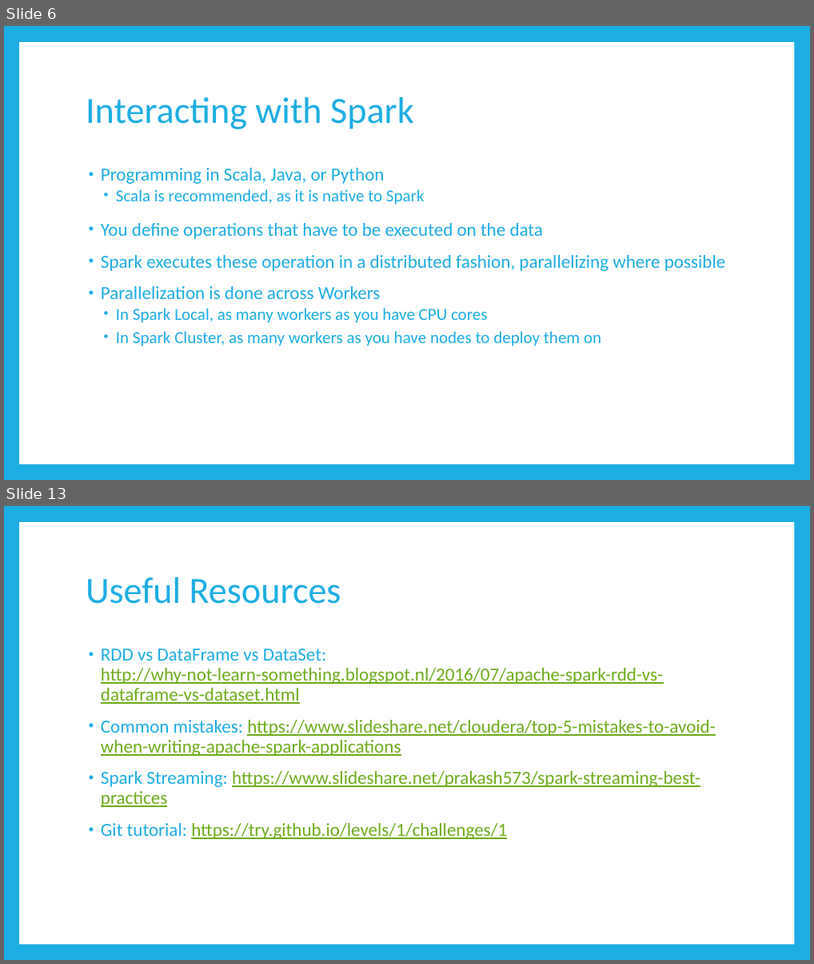
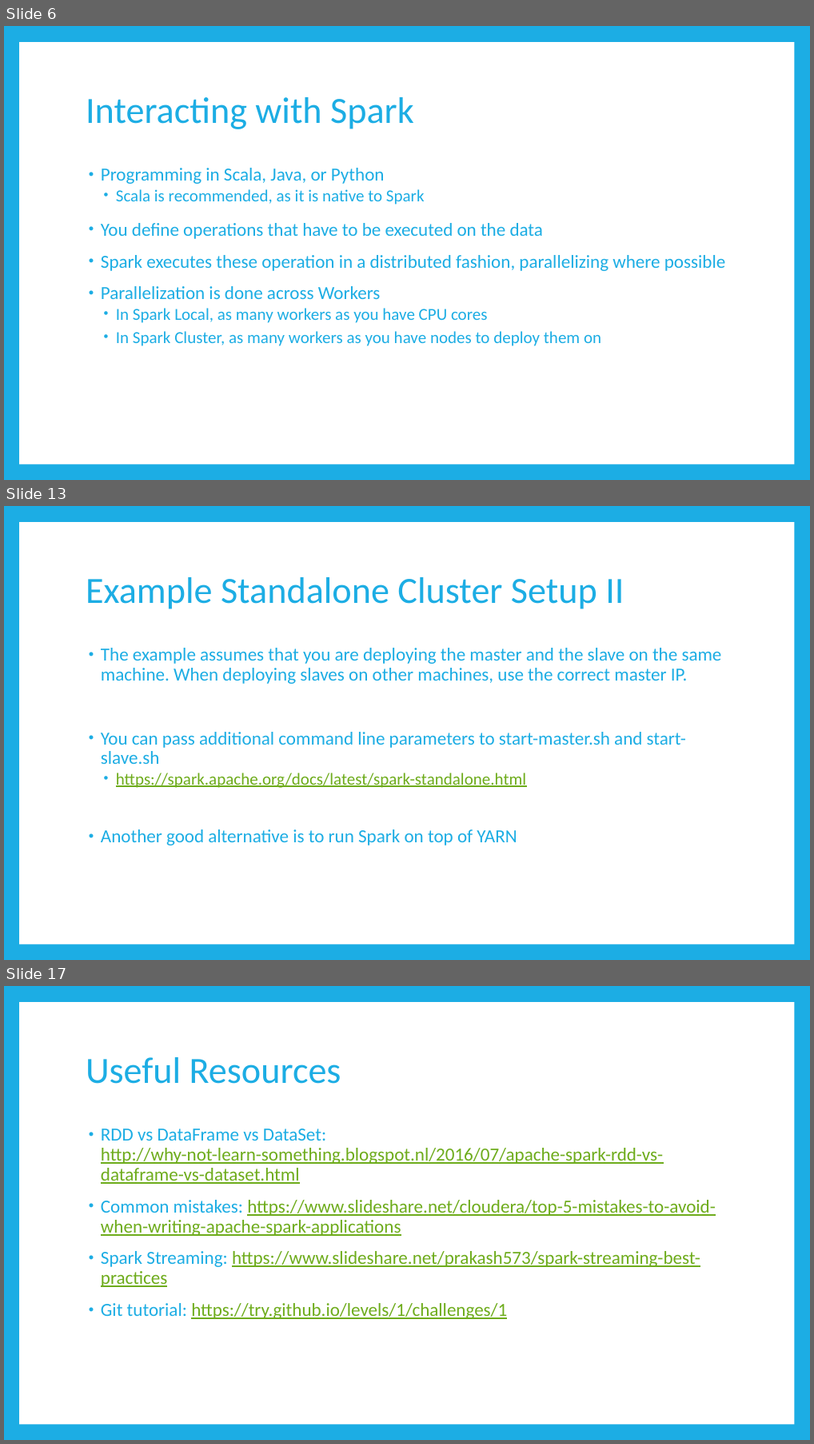
Before and after one commit to BrianSetz/spark-bootcamp, a slide deck: slides/Apache Spark Bootcamp.pptx. Shown one above the other, each under a label of ours: slides 6 and 13 before the commit, slides 6, 13 and 17 after it; the slides between them are not shown. The pictures are 814x964 and 814x1444 pixels, drawn with LibreOffice and Linux fonts; fonts in the diff are those of the drawing. Boxes give left, top, right and bottom in pixels: in the first picture for what was removed or moved away, otherwise in the second. Text is boxed around its words. In the diff, an @@ line names an element or a change of style, - is before the commit and + after.

```diff
--- a/slides/Apache Spark Bootcamp.pptx
+++ b/slides/Apache Spark Bootcamp.pptx
@@ slide 13 added at (4, 506, 810, 960), background #1CADE4; not listed: 1 template element that a slide beside it also shows @@
@@ title added at (86, 577, 624, 609), 44 pt, text #1CADE4 @@
+Example Standalone Cluster Setup II
@@ text added at (101, 648, 722, 845), 22 pt, text #1CADE4 @@
+• The example assumes that you are deploying the master and the slave on the same machine. When deploying slaves on other machines, use the correct master IP.
+• You can pass additional command line parameters to start-master.sh and start-slave.sh
+  • https://spark.apache.org/docs/latest/spark-standalone.html
+• Another good alternative is to run Spark on top of YARN
@@ what was slide 13 is now slide 17 @@
```
Also in this commit, not shown: 9 slides changed, 4 other slides added, 2 other files.
